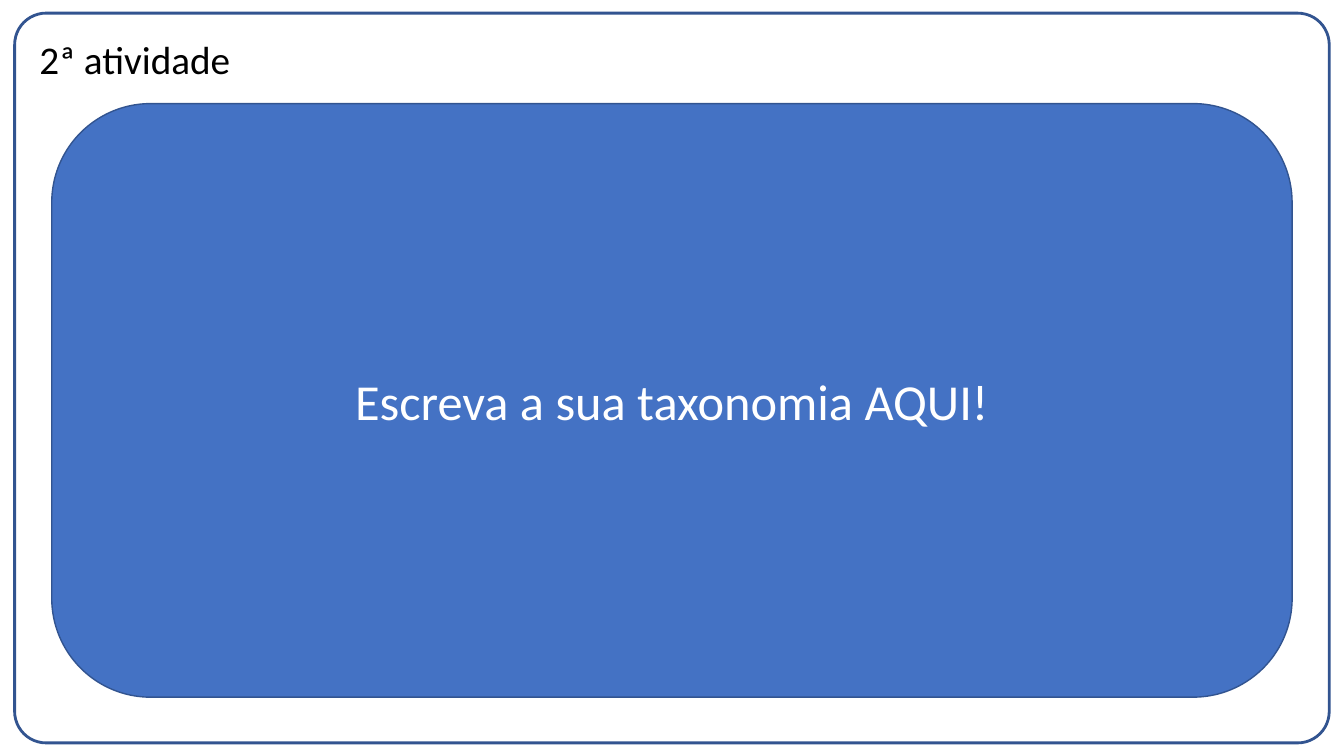
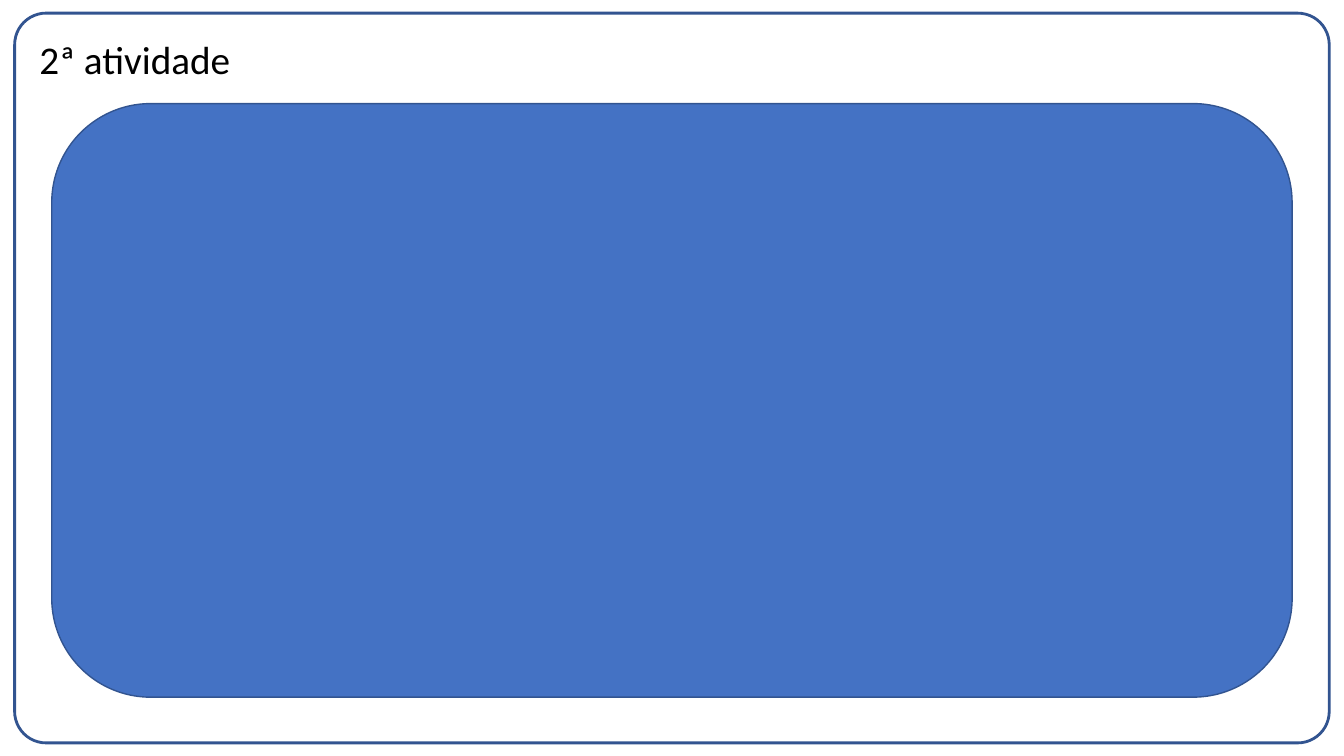
Before and after one commit to pilnikthomas/CDA_P1, a slide deck: slide 6 of Entrega01_StephanieThomasDuda.pptx. Drawn at 1344x756 pixels with LibreOffice and Linux fonts; fonts in the diff are those of the drawing. Boxes give left, top, right and bottom in pixels: in the first picture for what was removed or moved away, otherwise in the second. Text is boxed around its words. In the diff, an @@ line names an element or a change of style, - is before the commit and + after.

```diff
--- a/Entrega01_StephanieThomasDuda.pptx
+++ b/Entrega01_StephanieThomasDuda.pptx
@@ text in rounded rectangle at (355,385,989,427): text removed @@
-Escreva a sua taxonomia AQUI!
```
Also in this commit, not shown: 2 other slides changed, 8 other files.
